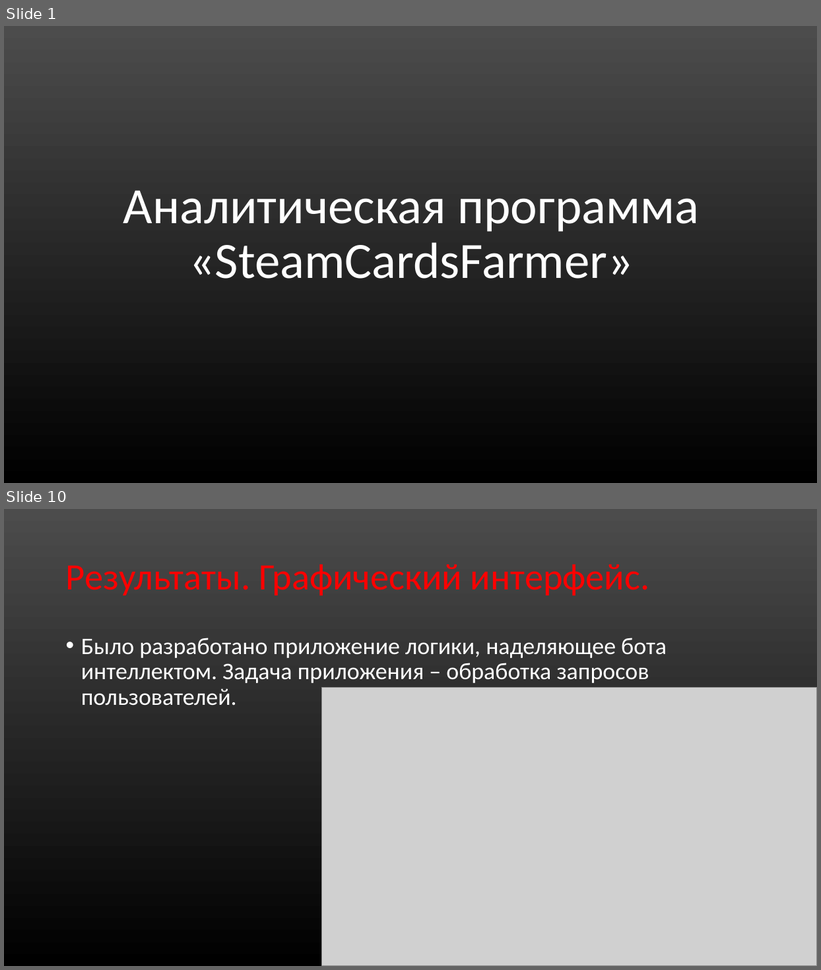
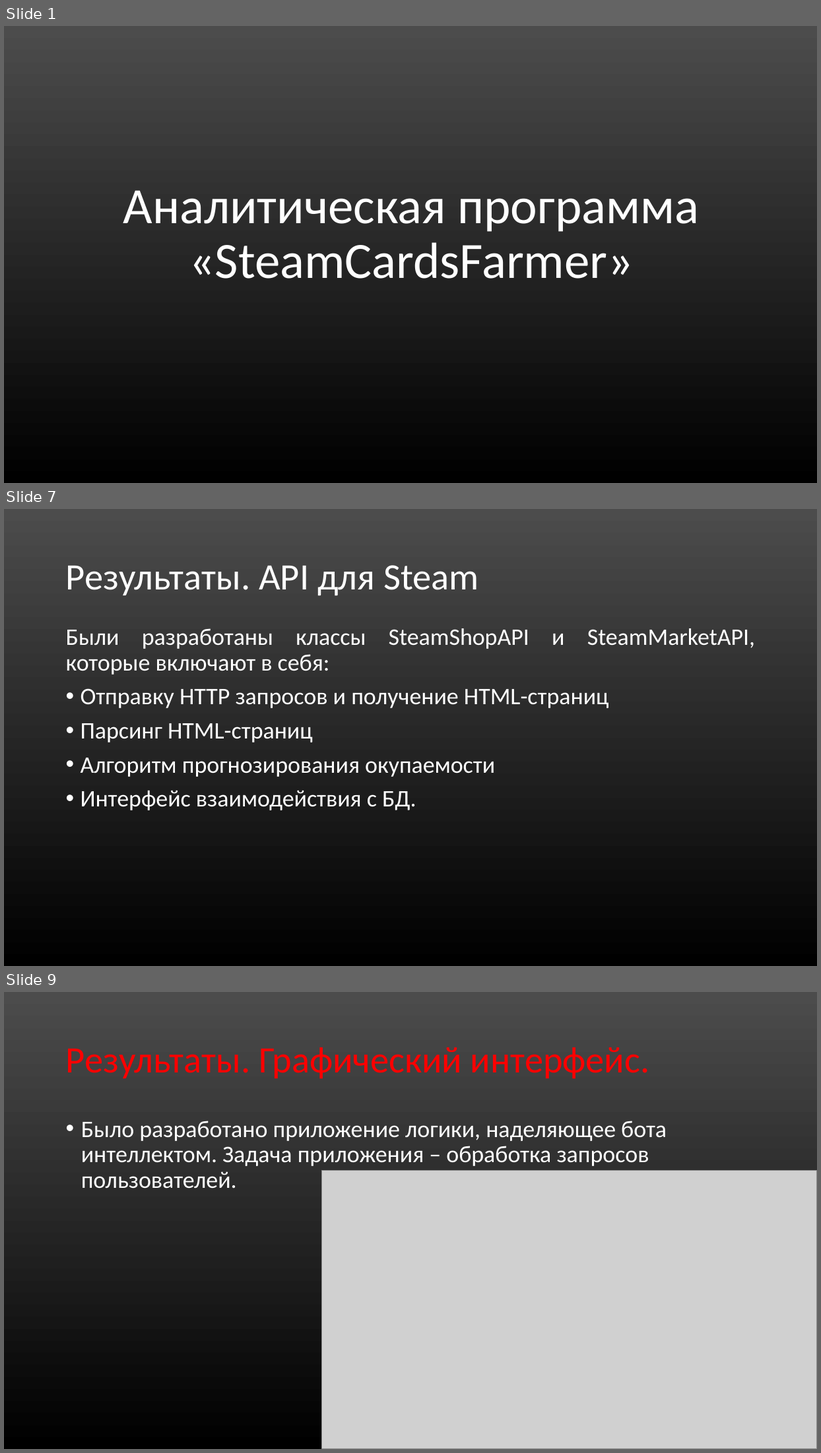
Before and after one commit to Mr-Dm1try/SteamCardsFarmer, a slide deck: Презентация_Помойки.ppt. Shown one above the other, each under a label of ours: slides 1 and 10 before the commit, slides 1, 7 and 9 after it; the slides between them are not shown. The pictures are 821x970 and 821x1453 pixels, drawn with LibreOffice and Linux fonts; fonts in the diff are those of the drawing; grey boxes stand for pictures. Boxes give left, top, right and bottom in pixels: in the first picture for what was removed or moved away, otherwise in the second. Text is boxed around its words. In the diff, an @@ line names an element or a change of style, - is before the commit and + after.

```diff
--- a/Презентация_Помойки.ppt
+++ b/Презентация_Помойки.ppt
@@ slide 7 added at (4,509,817,966), background gradient #4C4C4C to #000000 @@
@@ title added at (66,565,479,596), 44 pt, text #FFFFFF @@
+Результаты. API для Steam
@@ text added at (66,628,755,811), 28 pt, text #FFFFFF @@
+Были разработаны классы SteamShopAPI и SteamMarketAPI, которые включают в себя:
+• Отправку HTTP запросов и получение HTML-страниц
+• Парсинг HTML-страниц
+• Алгоритм прогнозирования окупаемости
+• Интерфейс взаимодействия с БД.
@@ what was slide 10 is now slide 9 @@
```
Also in this commit, not shown: 8 slides changed, 1 other slide added, 3 slides removed.
